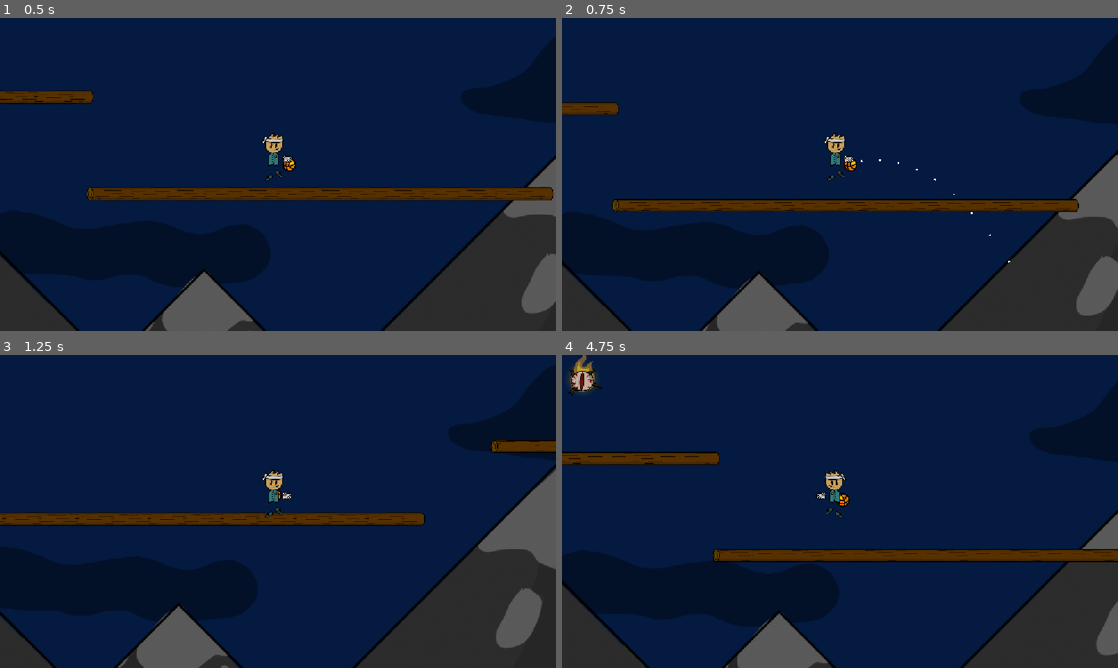
Above: before the commit, frames 1-4 (two rows, left to right).
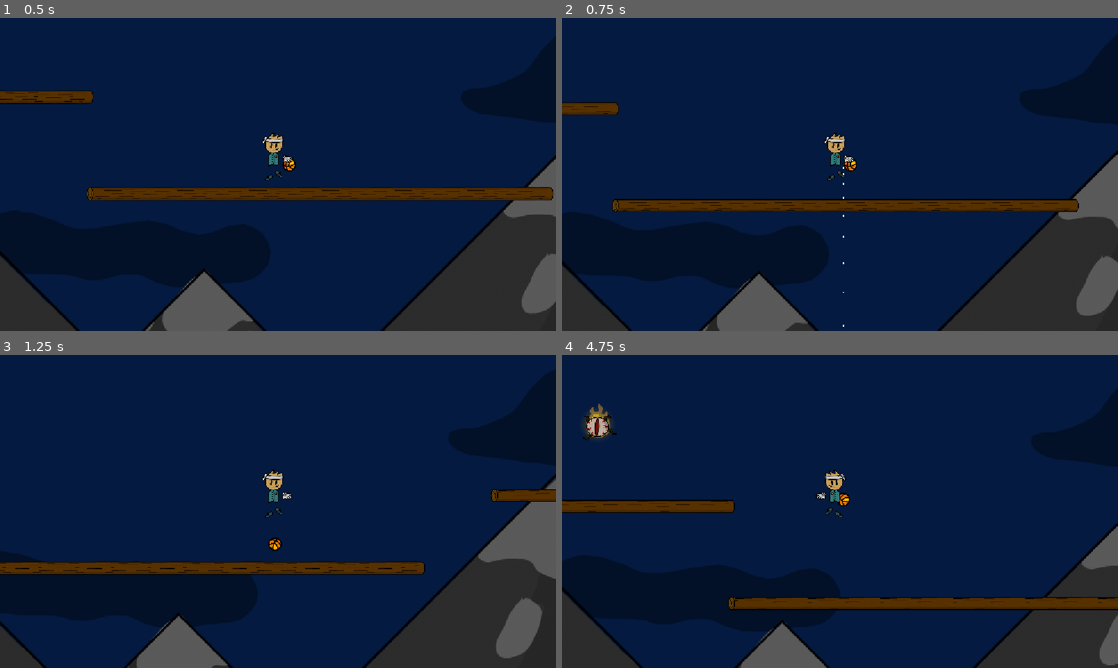
Above: after the commit, the same moments.

Repository: The-Domm/Balls-of-death
Game: Godot game, scene res://game.tscn
Two runs of this game, one before a commit and one after it. Both use one fixed random seed, a clock stepped at 60 frames per second and the inputs below.
Inputs (mouse positions are in pixels of both pictures, inside the frame that each line leads up to):
- Up to frame 1 (0.5 s): no input
- Up to frame 2 (0.75 s): move the mouse to (962, 158) at 0.52 s; hold D (move_right) from 0.53 s (still down); tap Space (jump) at 0.6 s; click (962, 158) at 0.67 s
- Up to frame 3 (1.25 s): keep holding D (move_right); tap Space (jump) at 0.77, 1.07 s
- Up to frame 4 (4.75 s): move the mouse to (728, 527) at 1.27 s; tap Space (jump) at 1.35, 1.52, 1.82, 2.1, 2.85, 3.02, 3.32, 3.6, 3.77, 4.07, 4.35, 4.52 s; click (728, 527) at 1.42 s; move the mouse to (895, 442) at 2.02 s; release D (move_right) at 2.03 s; hold A (move_left) 2.03-2.78 s; click (895, 442) at 2.17 s; move the mouse to (812, 574) at 2.77 s; hold D (move_right) 2.78-4.28 s; click (812, 574) at 2.92 s; move the mouse to (1006, 558) at 3.52 s; click (1006, 558) at 3.67 s; move the mouse to (673, 464) at 4.27 s; hold A (move_left) from 4.28 s (still down); click (673, 464) at 4.42 s

Frame 1 is identical in both runs. In frame 2, less than 0.1% of the frame differs, in the area x 50-81%, y 45-99%; in frame 3, 11%; in frame 4, 12%, in the area x 0-100%, y 0-100%.

Commit message:
Buffer jump
buffer jump hozzáadva + könnyítés a mapon mert skill issue vagyok

Diff:
--- a/game.tscn
+++ b/game.tscn
@@ -59,7 +59,7 @@
 tile_set = SubResource("TileSet_xkjhv")
 format = 2
 layer_0/name = "Mid"
-layer_0/tile_data = PackedInt32Array(393209, 65537, 0, 39321 …(13079 unchanged characters)… 206, 262145, 1610612736, -11534374, 1, 0)
+layer_0/tile_data = PackedInt32Array(393209, 65537, 0, 39321 …(13079 unchanged characters)… 206, 262145, 1610612736, -11534374, 1, 0, -1441781, 65537, 0, -1441780, 65537, 0, -1441779, 65537, 0, -1769450, 65537, 0, -1769449, 65537, 0, -1769448, 65537, 0, -1769447, 65537, 0, -2228213, 65537, 0, -2228212, 65537, 0, -2228211, 65537, 0, -2228210, 65537, 0, -2686973, 65537, 0, -2621437, 65537, 0, -2621436, 65537, 0, -2621435, 65537, 0, -2621434, 65537, 0, -2621433, 65537, 0)
 
 [node name="AudioStreamPlayer" type="AudioStreamPlayer" parent="." unique_id=942461260]
 stream = ExtResource("4_7jktm")
--- a/player.gd
+++ b/player.gd
@@ -25,6 +25,9 @@
 var thrown: bool = false
 var dimming=0
 var no_boss:bool = true
+
+var start_time := -1
+
 func _ready() -> void:
 
 	throw_force= BasketBall.THROWABLE
@@ -60,11 +63,14 @@
 			ball._throw(force.force, force.angle,Vector2(dir*36, -50))
 	# Add the gravity.
 	if not is_on_floor():
+		if (start_time == -1): start_time = Time.get_ticks_msec()
 		velocity += get_gravity() * delta
 		print(get_gravity())
+	else:
+		start_time = -1
 
 	# Handle jump.
-	if Input.is_action_just_pressed("jump") and is_on_floor():
+	if Input.is_action_just_pressed("jump") and (is_on_floor() or Time.get_ticks_msec() - start_time <= 200):
 		velocity.y = JUMP_VELOCITY
 	if Input.is_action_just_released("jump" ) and velocity.y < 0:
 		velocity.y*=0.3
@@ -93,6 +99,7 @@
 
 func calcForce():
 	var relPos :Vector2 = get_local_mouse_position() - startPos
+	print(get_local_mouse_position())
 	var size = get_viewport_rect().size
 	var relSize = 1920/size.x
 	var force = relSize * relPos.length()
@@ -114,7 +121,7 @@
 	delete_particles()
 
 	var nextPos = pos
-	var vel : Vector2=Vector2(throw_force*force, 0).rotated(angle)+velocity
+	var vel : Vector2=Vector2(throw_force*force, 0).rotated(angle)
 	for i in range(1,10):
 		var particles = PARTICLE.instantiate()
 		nextPos.y=pos.y+vel.y*i*0.1+0.5*get_gravity().y*i*i*0.01
